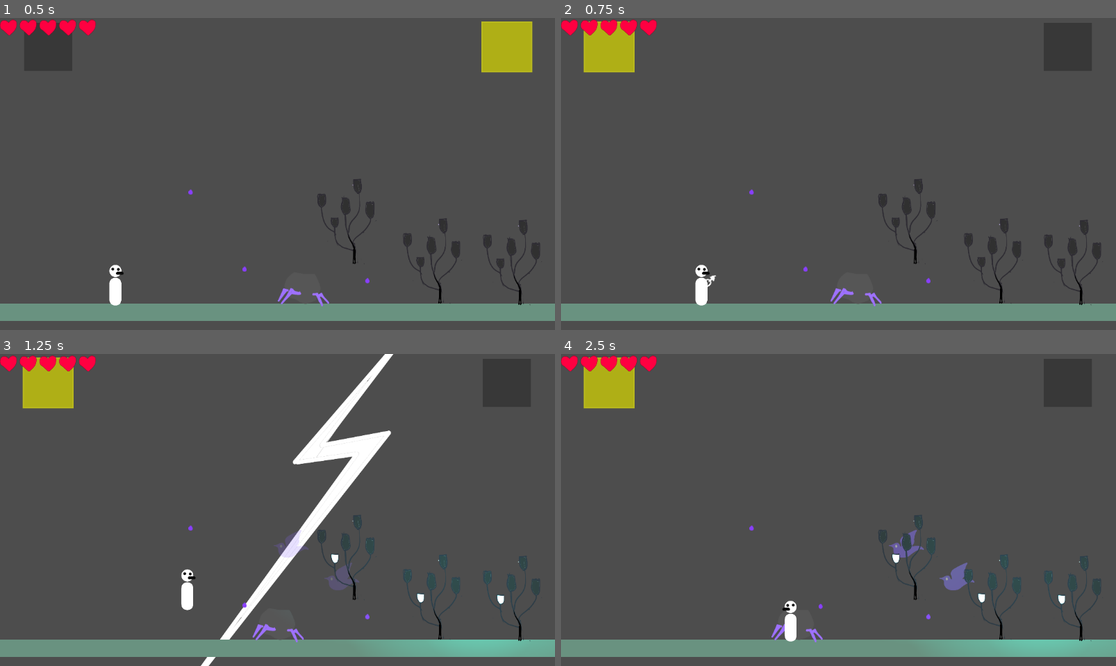
Above: before the commit, frames 1-4 (two rows, left to right).
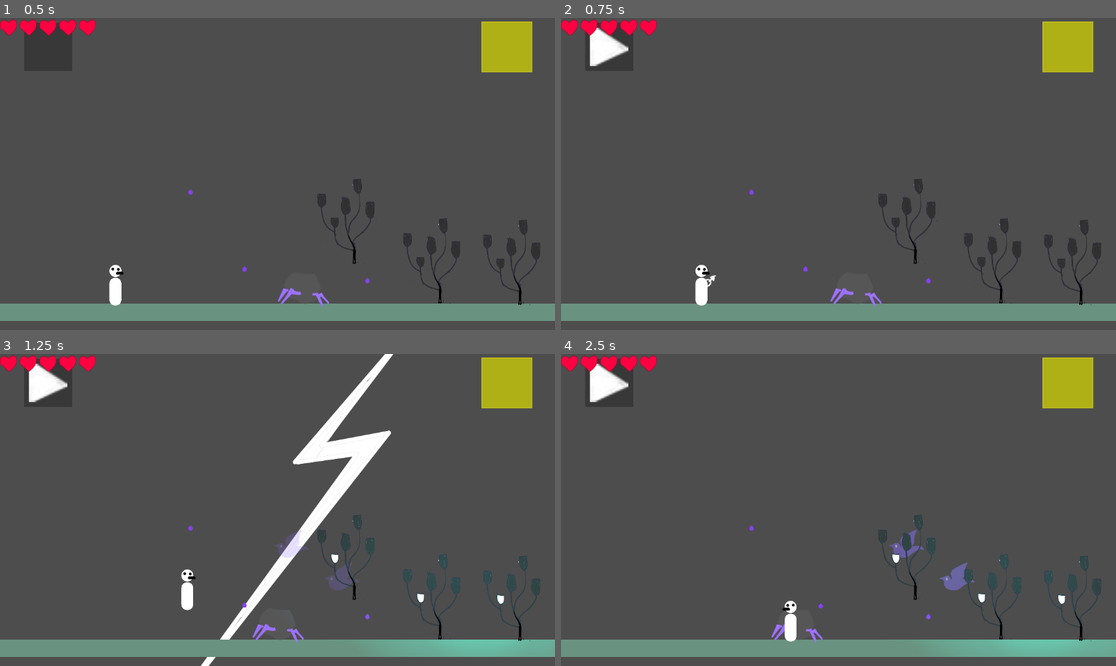
Above: after the commit, the same moments.

Repository: albverse/qimela
Game: Godot game, scene res://scene/MainTest.tscn
Two runs of this game, one before a commit and one after it. Both use one fixed random seed, a clock stepped at 60 frames per second and the inputs below.
Inputs (mouse positions are in pixels of both pictures, inside the frame that each line leads up to):
- Up to frame 1 (0.5 s): no input
- Up to frame 2 (0.75 s): tap Enter at 0.5 s; move the mouse to (960, 158) at 0.52 s; hold D (move_right) from 0.53 s (still down); tap Z at 0.6 s; click (960, 158) at 0.67 s
- Up to frame 3 (1.25 s): keep holding D (move_right); tap W (jump) at 0.77 s
- Up to frame 4 (2.5 s): move the mouse to (727, 525) at 1.27 s; tap Space at 1.35 s; tap W (jump) at 1.52 s; move the mouse to (894, 441) at 2.02 s; release D (move_right) at 2.03 s; hold A (move_left) from 2.03 s (still down); tap X at 2.1 s

Frame 1 is identical in both runs. In frame 2, 2.7% of the frame differs, in the area x 4-96%, y 1-18%; in frame 3, 2.7%; in frame 4, 2.8%, in the area x 4-96%, y 1-82%.

Commit message:
Update chain slot cooldown UI

Diff:
--- a/scene/components/player_chain_system.gd
+++ b/scene/components/player_chain_system.gd
@@ -366,15 +366,21 @@
 	active_slot = 1 - active_slot
 	EventBus.slot_switched.emit(active_slot)
 
+func _switch_to_available_slot(from_slot: int) -> void:
+	var other_slot: int = 1 - from_slot
+	if chains[other_slot].state == ChainState.IDLE and active_slot != other_slot:
+		active_slot = other_slot
+		EventBus.slot_switched.emit(active_slot)
+
 func _try_fire_chain() -> void:
 	if chains.size() < 2:
 		return
 
 	var idx: int = -1
-	if chains[0].state == ChainState.IDLE:
-		idx = 0
-	elif chains[1].state == ChainState.IDLE:
-		idx = 1
+	if chains[active_slot].state == ChainState.IDLE:
+		idx = active_slot
+	elif chains[1 - active_slot].state == ChainState.IDLE:
+		idx = 1 - active_slot
 	else:
 		return
 
@@ -413,6 +419,7 @@
 	_reset_rope_line(c, start, c.end_pos)
 	c.prev_start = start
 	c.prev_end = c.end_pos
+	_switch_to_available_slot(idx)
 
 
 func _try_interact_from_inside(slot: int, start: Vector2) -> void:
@@ -607,6 +614,7 @@
 		elif target != null and target.has_method("is_stunned"):
 			should_show_anim = target.call("is_stunned")
 	EventBus.emit_chain_bound(slot, target, attr_type, icon_id, c.is_chimera, should_show_anim)
+	_switch_to_available_slot(slot)
 
 
 func _detach_link_if_needed(slot: int) -> void:
--- /dev/null
+++ b/shaders/chain_cooldown_fill.gdshader
@@ -0,0 +1,11 @@
+shader_type canvas_item;
+
+uniform float progress : hint_range(0.0, 1.0) = 1.0;
+
+void fragment() {
+	vec4 tex = texture(TEXTURE, UV);
+	if (UV.y < 1.0 - progress) {
+		tex.a = 0.0;
+	}
+	COLOR = tex * COLOR;
+}
--- a/ui/chain_slots_ui.gd
+++ b/ui/chain_slots_ui.gd
@@ -11,6 +11,7 @@
 @export var ui_no: Texture2D = preload("res://art/UI_NO.png")
 @export var ui_die: Texture2D = preload("res://art/UI_DIE.png")
 @export var ui_yes: Texture2D = preload("res://art/UI_yes.png")
+@export var cooldown_shader: Shader = preload("res://shaders/chain_cooldown_fill.gdshader")
 
 
 
@@ -19,10 +20,13 @@
 	EventBus.chain_fired.connect(_on_chain_fired)
 	EventBus.chain_bound.connect(_on_chain_bound)
 	EventBus.chain_released.connect(_on_chain_released)
+	EventBus.chain_struggle_progress.connect(_on_chain_struggle_progress)
 
 	EventBus.fusion_rejected.connect(_on_fusion_rejected)
 	_update_active_indicator(1)
 	connection_line.visible = false
+	_setup_slot_cooldown(slot_a)
+	_setup_slot_cooldown(slot_b)
 
 func _on_slot_switched(active_slot: int) -> void:
 	_update_active_indicator(active_slot)
@@ -42,6 +46,7 @@
 		flash.modulate.a = 1.0
 		var tw: Tween = create_tween()
 		tw.tween_property(flash, "modulate:a", 0.0, 0.2)
+	_set_cooldown_progress(slot, 0.0)
 
 func _on_chain_bound(slot: int, target: Node, attribute: int, icon_id: int, is_chimera: bool, show_anim: bool) -> void:
 	slot_states[slot] = {
@@ -50,7 +55,8 @@
 		"icon": icon_id,
 		"progress": 0.0,
 		"is_chimera": is_chimera,
-		"anim_played": ""  # 记录播放的动画名
+		"anim_played": "",  # 记录播放的动画名
+		"anim_length": 0.0
 	}
 
 	var slot_node: Control = slot_a if slot == 0 else slot_b
@@ -64,6 +70,7 @@
 		if tex != null:
 			icon.texture = tex
 			icon.visible = true
+			_set_cooldown_progress(slot, 1.0 if is_chimera else 0.0)
 
 			if anim and show_anim:
 				var anim_name: String = ""
@@ -79,7 +86,16 @@
 
 				if anim_name != "":
 					slot_states[slot]["anim_played"] = anim_name
-					anim.play(anim_name)
+					if anim_name == "appear":
+						var anim_ref: Animation = anim.get_animation(anim_name)
+						var anim_length: float = anim_ref.length if anim_ref != null else 0.0
+						slot_states[slot]["anim_length"] = anim_length
+						anim.play(anim_name)
+						anim.pause()
+						if anim_length > 0.0:
+							anim.seek(anim_length, true)
+					else:
+						anim.play(anim_name)
 
 	_shake_node(slot_node)
 	_check_fusion_available()
@@ -95,13 +111,35 @@
 	var anim: AnimationPlayer = slot_node.get_node_or_null(anim_path) as AnimationPlayer
 
 	if icon:
-		icon.visible = false
+		icon.visible = true
+	_set_cooldown_progress(slot, 1.0)
 
 	if anim and played_anim != "" and anim.has_animation(played_anim):
-		anim.stop()
-		anim.play_backwards(played_anim)
+		if played_anim == "appear":
+			anim.stop()
+		else:
+			anim.stop()
+			anim.play_backwards(played_anim)
 
 	_check_fusion_available()
+
+func _on_chain_struggle_progress(slot: int, t01: float) -> void:
+	if slot_states[slot].is_empty():
+		return
+	slot_states[slot]["progress"] = t01
+	_set_cooldown_progress(slot, t01)
+	var played_anim: String = slot_states[slot].get("anim_played", "")
+	if played_anim != "appear":
+		return
+	var slot_node: Control = slot_a if slot == 0 else slot_b
+	var anim: AnimationPlayer = slot_node.get_node_or_null(NodePath("Control/AnimationPlayer")) as AnimationPlayer
+	if anim and anim.has_animation(played_anim):
+		var anim_length: float = slot_states[slot].get("anim_length", 0.0)
+		if anim_length <= 0.0:
+			var anim_ref: Animation = anim.get_animation(played_anim)
+			anim_length = anim_ref.length if anim_ref != null else 0.0
+		if anim_length > 0.0:
+			anim.seek(anim_length * (1.0 - t01), true)
 
 func _check_fusion_available() -> void:
 	if slot_states[0].is_empty() or slot_states[1].is_empty():
@@ -129,6 +167,29 @@
 		_shake_node(slot_a)
 	if not slot_states[1].is_empty():
 		_shake_node(slot_b)
+
+func _setup_slot_cooldown(slot_node: Control) -> void:
+	var icon: TextureRect = slot_node.get_node_or_null("Icon") as TextureRect
+	if icon == null or cooldown_shader == null:
+		return
+	if icon.material == null:
+		var mat := ShaderMaterial.new()
+		mat.shader = cooldown_shader
+		icon.material = mat
+	_set_icon_progress(icon, 1.0)
+
+func _set_cooldown_progress(slot: int, t01: float) -> void:
+	var slot_node: Control = slot_a if slot == 0 else slot_b
+	var icon: TextureRect = slot_node.get_node_or_null("Icon") as TextureRect
+	if icon == null:
+		return
+	_set_icon_progress(icon, t01)
+
+func _set_icon_progress(icon: TextureRect, t01: float) -> void:
+	var mat: ShaderMaterial = icon.material as ShaderMaterial
+	if mat == null:
+		return
+	mat.set_shader_parameter("progress", clamp(t01, 0.0, 1.0))
 
 func _shake_node(node: Control) -> void:
 	var original_pos: Vector2 = node.position
